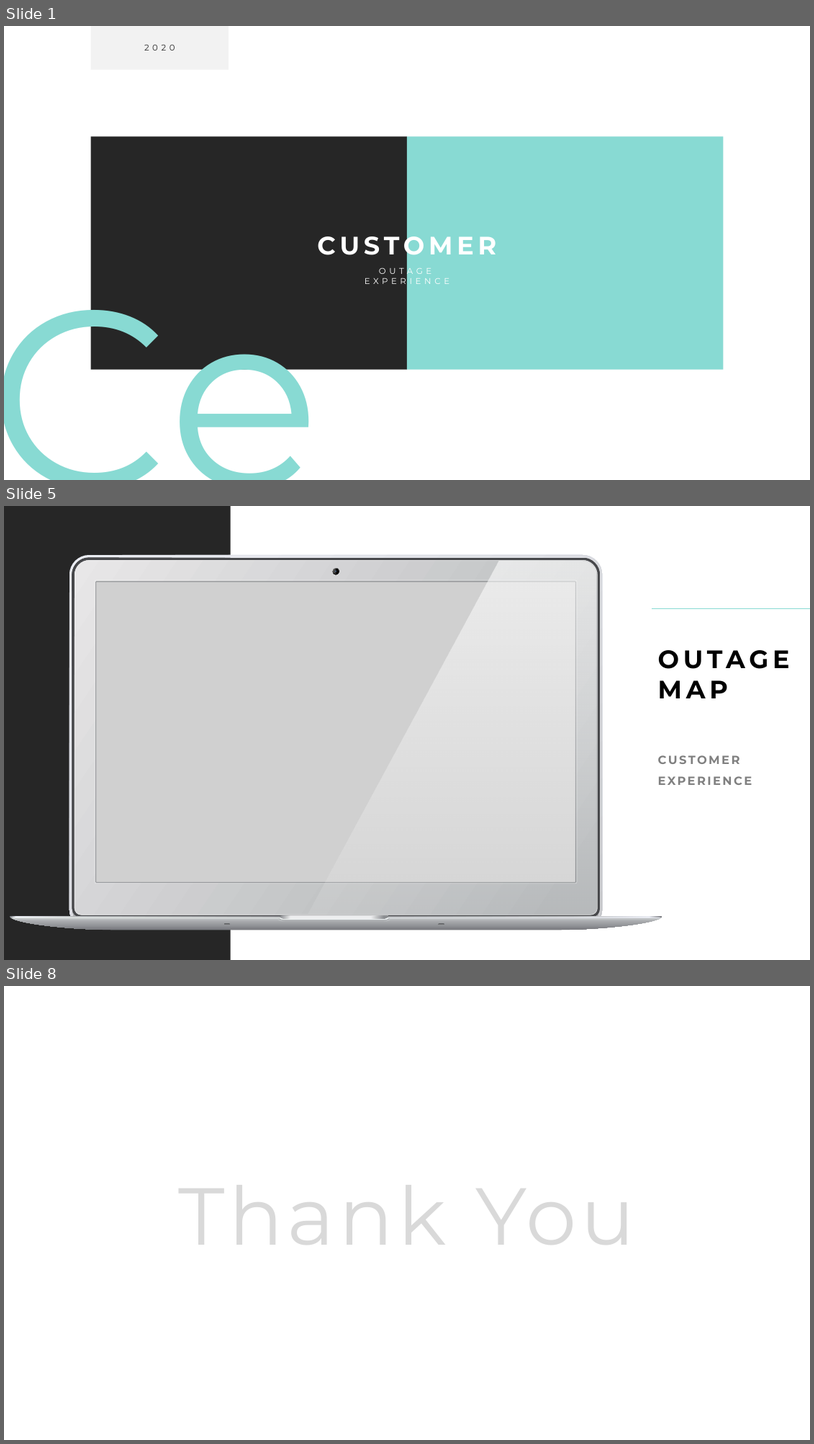
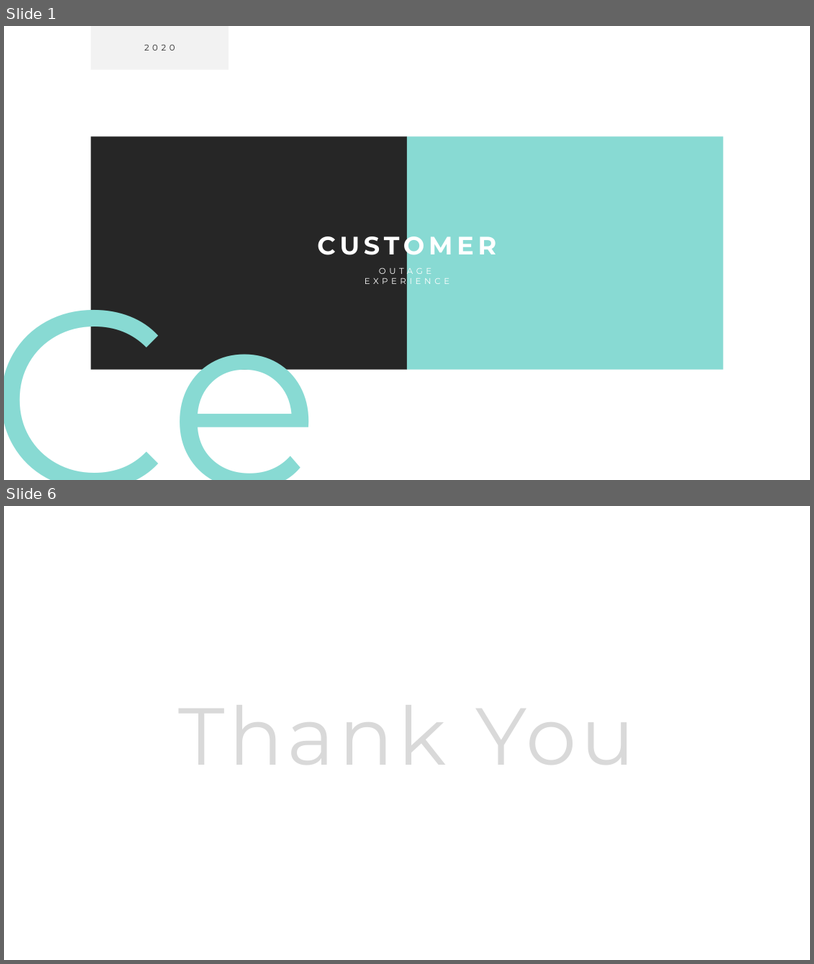
Before and after one commit to ntnnitinkr/projects, a slide deck: outagesExperience/Screenshots/Customer_Experience.pptx. Shown one above the other, each under a label of ours: slides 1, 5 and 8 before the commit, slides 1 and 6 after it; the slides between them are not shown. The pictures are 814x1444 and 814x964 pixels, drawn with LibreOffice and Linux fonts; fonts in the diff are those of the drawing; grey boxes stand for pictures. Boxes give left, top, right and bottom in pixels: in the first picture for what was removed or moved away, otherwise in the second. Text is boxed around its words. In the diff, an @@ line names an element or a change of style, - is before the commit and + after.

```diff
--- a/outagesExperience/Screenshots/Customer_Experience.pptx
+++ b/outagesExperience/Screenshots/Customer_Experience.pptx
@@ slide 5 removed at (4, 506, 810, 960), background #FFFFFF @@
@@ rectangle removed at (4, 506, 230, 960) @@
@@ group removed at (10, 555, 663, 930): 21 freeform shapes @@
@@ picture removed at (95, 580, 579, 904) @@
@@ line removed from (653, 609) to (810, 609) @@
@@ text removed at (658, 650, 790, 698) @@
-OUTAGE
-MAP
@@ text removed at (658, 755, 753, 785) @@
-CUSTOMER EXPERIENCE
@@ what was slide 8 is now slide 6 @@
```
Also in this commit, not shown: 1 slide changed, 3 slides added, 4 other slides removed, 5 other files.
